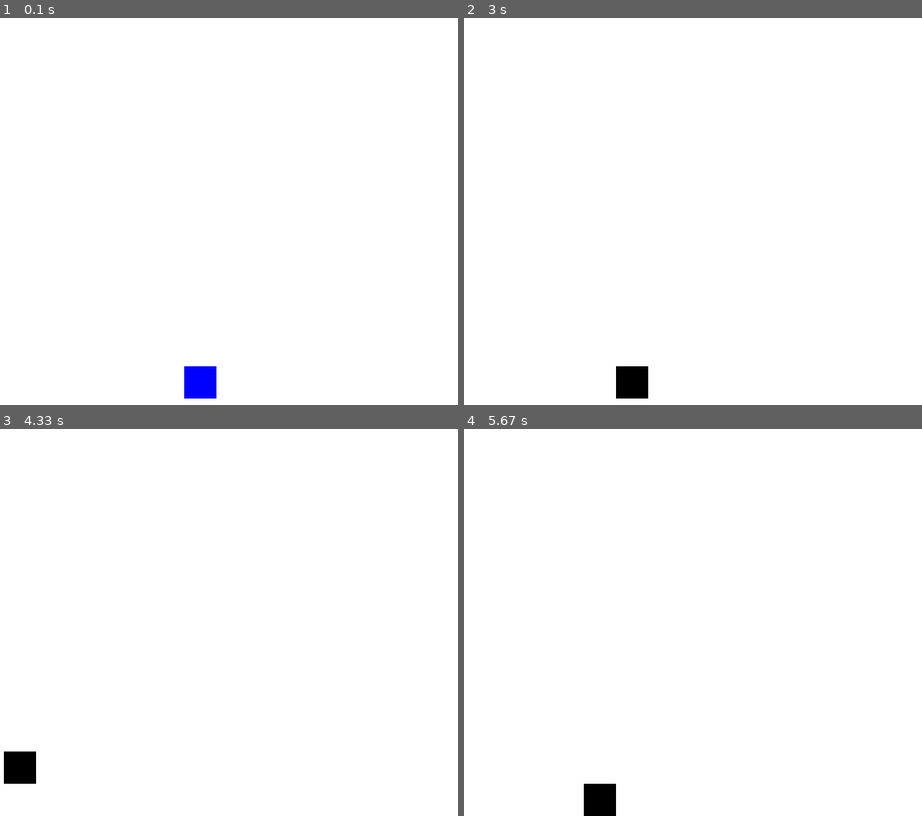
Above: before the commit, frames 1-4 (two rows, left to right).
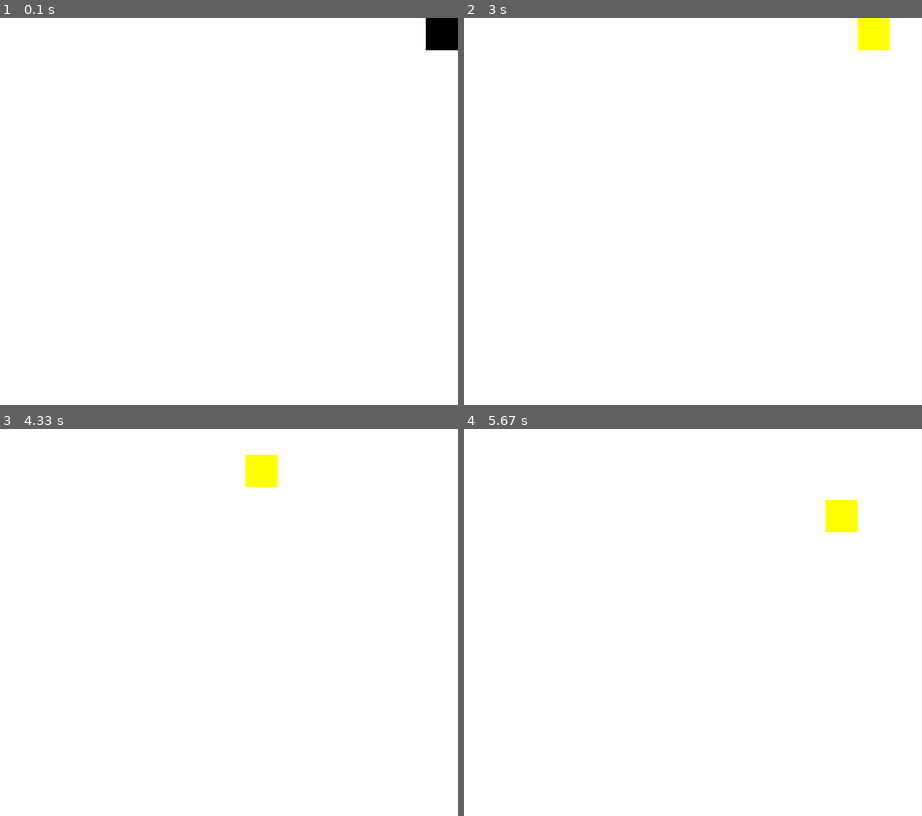
Above: after the commit, the same moments.

Repository: NeoEtIchiro/LearnPygame
Game: pygame game, started from Partie 6 Enregistrer des données/Cours Pygame.py
The game is run twice, just before and just after one commit, with the same random seed, the same clock (stepped at 60 frames per second) and the same inputs.
Inputs:
- Up to frame 1 (0.1 s): no input
- Up to frame 2 (3 s): tap Space at 0.33, 0.67, 2 s; hold Left from 2.83 s (still down)
- Up to frame 3 (4.33 s): release Left at 3.37 s; hold Down 3.4-3.7 s; hold Left 3.73-4.13 s; hold Up from 4.17 s (still down)
- Up to frame 4 (5.67 s): release Up at 4.53 s; hold Right 4.57-5.2 s; hold Down 5.23-5.6 s; hold Left from 5.63 s (still down)

The runs differ from the first frame. In frame 1, 1.2% of the frame differs, in the area x 40-100%, y 0-99%; in frame 2, 1.2%; in frame 3, 1.2%; in frame 4, 1.2%.

Commit message:
Nouveau commit

Diff:
--- a/Partie 6 Enregistrer des données/Correction.py
+++ b/Partie 6 Enregistrer des données/Correction.py
@@ -42,9 +42,20 @@
 
 # Exercice 7 : Supprimer un joueur
 nom_supprimer = "Bob"
-scores = [s for s in scores if s["nom"] != nom_supprimer]
+
+nouveaux_scores = []
+
+# On parcourt chaque score dans la liste existante
+for score in scores:
+    # Si le nom du score est différent de celui à supprimer
+    if score["nom"] != nom_supprimer:
+        # On ajoute ce score à la nouvelle liste
+        nouveaux_scores.append(score)
+
+# On remplace l'ancienne liste par la nouvelle, sans le score supprimé
+scores = nouveaux_scores
 with open("scores.json", "w", encoding="utf-8") as f:
-    json.dump(scores, f, indent=4)
+    json.dump(nouveaux_scores, f, indent=4)
 
 # Exercice 8 : Modifier un score
 nom_modifier = "Alice"
--- a/Partie 6 Enregistrer des données/Cours.py
+++ b/Partie 6 Enregistrer des données/Cours.py
@@ -19,64 +19,70 @@
 
 import json
 
-# Exemple de données à sauvegarder
-utilisateur = {
-    "nom": "Alice",
-    "age": 25,
-    "langages": ["Python", "JavaScript"]
-}
+# # Exemple de données à sauvegarder
+# utilisateur = {
+#     "nom": "Alice",
+#     "age": 25,
+#     "langages": [{"langage": "Python", "niveau": "intermédiaire"},
+#                  {"langage": "JavaScript", "niveau": "débutant"}],
+# }
 
-# Sauvegarde dans un fichier
-with open("utilisateur.json", "w", encoding="utf-8") as f:
-    json.dump(utilisateur, f, indent=4)
-print("Données sauvegardées dans utilisateur.json")
+# # Sauvegarde dans un fichier
+# with open("utilisateur.json", "w", encoding="utf-8") as json_file: # w pour write
+#   json.dump(utilisateur, json_file, indent=4)
 
-"""
-Étape 3 : Lire des données depuis un fichier JSON
--------------------------------------------------
-"""
 
-with open("utilisateur.json", "r", encoding="utf-8") as f:
-    donnees = json.load(f)
-print("Données lues :", donnees)
+# print("Données sauvegardées dans utilisateur.json")
 
-"""
-Étape 4 : Sauvegarder une liste de dictionnaires
-------------------------------------------------
-"""
 
-utilisateurs = [
-    {"nom": "Alice", "age": 25},
-    {"nom": "Bob", "age": 30},
-    {"nom": "Charlie", "age": 22}
-]
+# """
+# Étape 3 : Lire des données depuis un fichier JSON
+# -------------------------------------------------
+# """
 
-with open("utilisateurs.json", "w", encoding="utf-8") as f:
-    json.dump(utilisateurs, f, indent=4)
-print("Liste d'utilisateurs sauvegardée.")
+# with open("utilisateur.json", "r", encoding="utf-8") as json_file: # r pour read
+#     donnees = json.load(json_file)
 
-"""
-Étape 5 : Lire une liste de dictionnaires
------------------------------------------
-"""
+# print("Données lues :", donnees)
 
-with open("utilisateurs.json", "r", encoding="utf-8") as f:
-    liste = json.load(f)
-for u in liste:
-    print(f"{u['nom']} a {u['age']} ans.")
+# """
+# Étape 4 : Sauvegarder une liste de dictionnaires
+# ------------------------------------------------
+# """
 
-"""
-Étape 6 : Gérer les erreurs lors de la lecture
-----------------------------------------------
-"""
+# utilisateurs = [
+#     {"nom": "Alice", "age": 25},
+#     {"nom": "Bob", "age": 30},
+#     {"nom": "Charlie", "age": 22}
+# ]
 
-try:
-    with open("fichier_inexistant.json", "r", encoding="utf-8") as f:
-        data = json.load(f)
-except FileNotFoundError:
-    print("Erreur : le fichier n'existe pas.")
-except json.JSONDecodeError:
-    print("Erreur : le fichier n'est pas un JSON valide.")
+# with open("utilisateurs.json", "w", encoding="utf-8") as f:
+#     json.dump(utilisateurs, f, indent=4)
+
+# print("Liste d'utilisateurs sauvegardée.")
+
+# """
+# Étape 5 : Lire une liste de dictionnaires
+# -----------------------------------------
+# """
+
+# with open("utilisateurs.json", "r", encoding="utf-8") as f:
+#     liste = json.load(f)
+# for user in liste:
+#     print(f"{user['nom']} a {user['age']} ans.")
+
+# """
+# Étape 6 : Gérer les erreurs lors de la lecture
+# ----------------------------------------------
+# """
+
+# try:
+#     with open("utilisateur.json", "r", encoding="utf-8") as f:
+#         data = json.load(f)
+# except FileNotFoundError:
+#     print("Erreur : le fichier n'existe pas.")
+# except json.JSONDecodeError:
+#     print("Erreur : le fichier n'est pas un JSON valide.")
 
 """
 Étape 7 : Sérialiser des objets non standards
--- /dev/null
+++ b/player_data.json
@@ -0,0 +1 @@
+{"x": 750, "y": 0, "color_index": 3}
